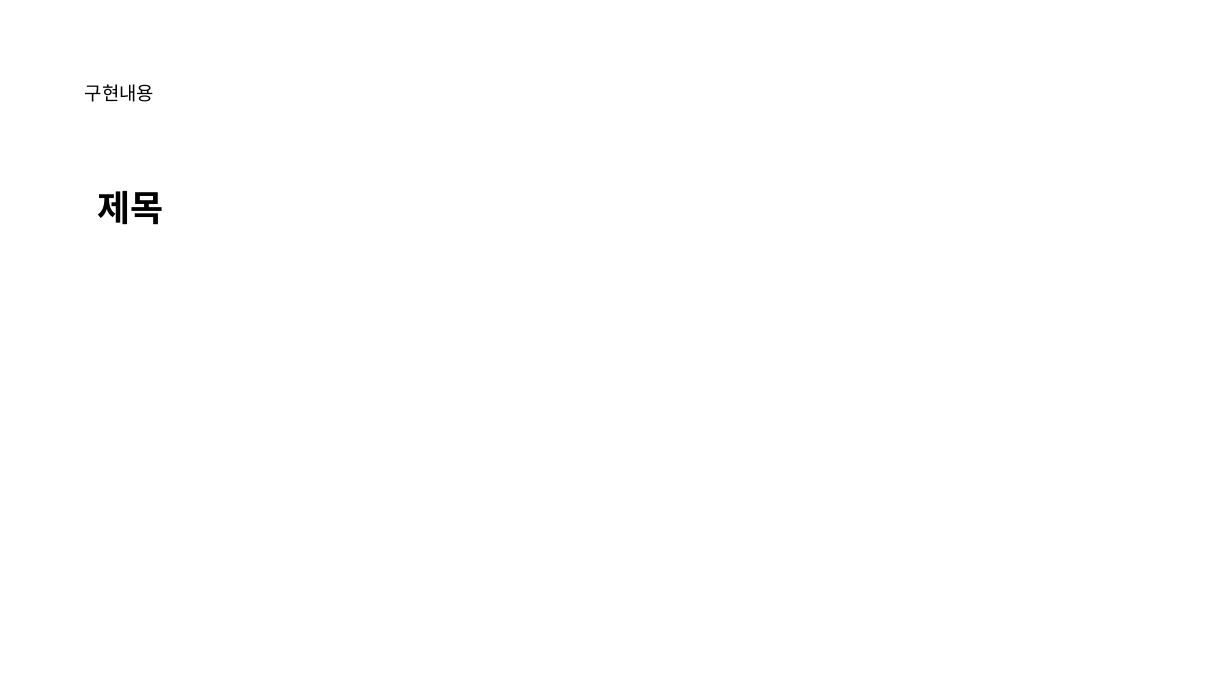
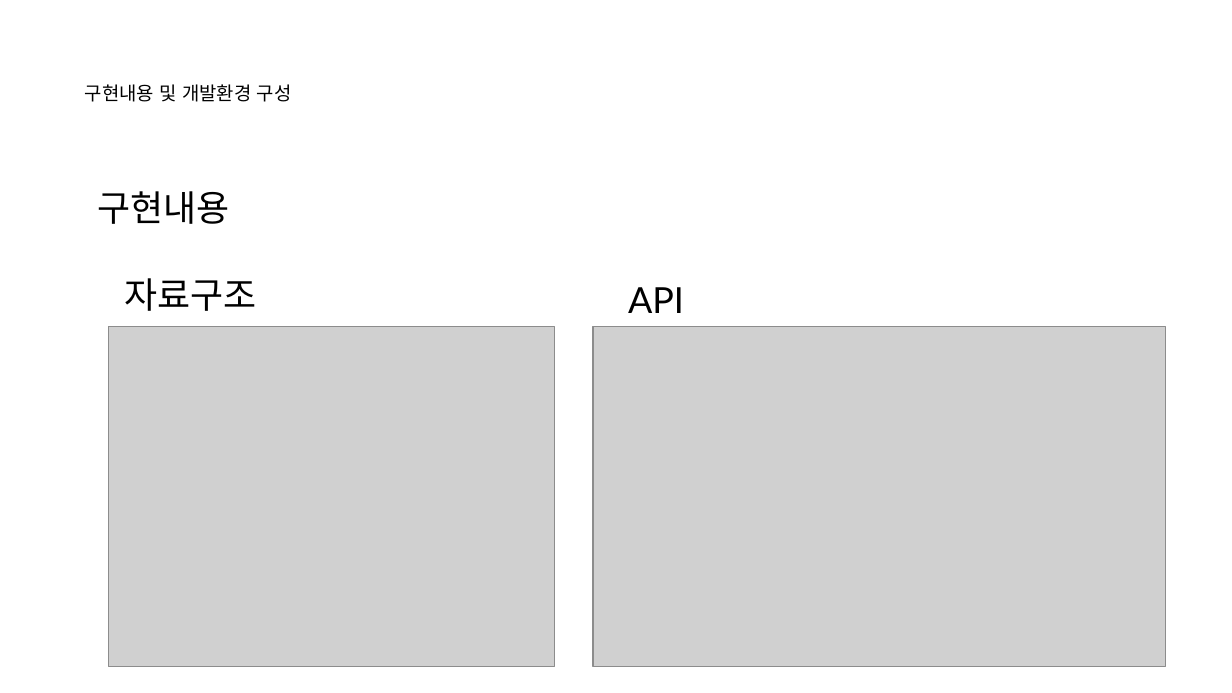
Before and after one commit to nayasis/fastcampus-hyper-webflux, a slide deck: slide 3 of 99.ppt/[Ch4-2. 동기 서비스 구현 (Spring MVC)].pptx (slide 4 before the commit). Drawn at 1232x693 pixels with LibreOffice and Linux fonts; fonts in the diff are those of the drawing; grey boxes stand for pictures; background and template pictures are left out. Boxes give left, top, right and bottom in pixels: in the first picture for what was removed or moved away, otherwise in the second. Text is boxed around its words. In the diff, an @@ line names an element or a change of style, - is before the commit and + after.

```diff
--- a/99.ppt/[Ch4-2. 동기 서비스 구현 (Spring MVC)].pptx
+++ b/99.ppt/[Ch4-2. 동기 서비스 구현 (Spring MVC)].pptx
@@ title at (x1=85, y1=84, x2=292, y2=102): text changed @@
-구현내용
+구현내용 및 개발환경 구성
@@ text at (x1=97, y1=191, x2=229, y2=224): text changed; bold off @@
-제목
+구현내용
@@ text added at (x1=124, y1=278, x2=256, y2=311), 21 pt, text #000000 @@
+자료구조
@@ text added at (x1=628, y1=287, x2=684, y2=313), 21 pt, text #000000 @@
+API
@@ picture added at (x1=108, y1=326, x2=554, y2=667) @@
@@ picture added at (x1=593, y1=326, x2=1165, y2=667) @@
```
Also in this commit, not shown: 3 other slides changed, 4 slides added, 3 other files.
